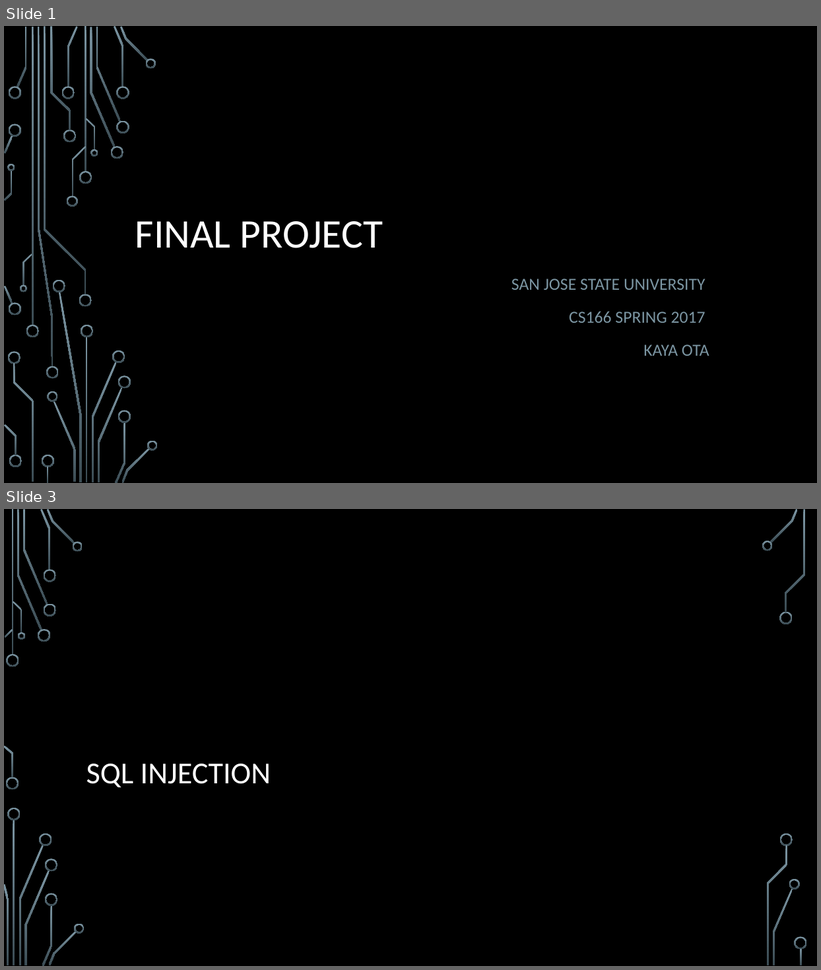
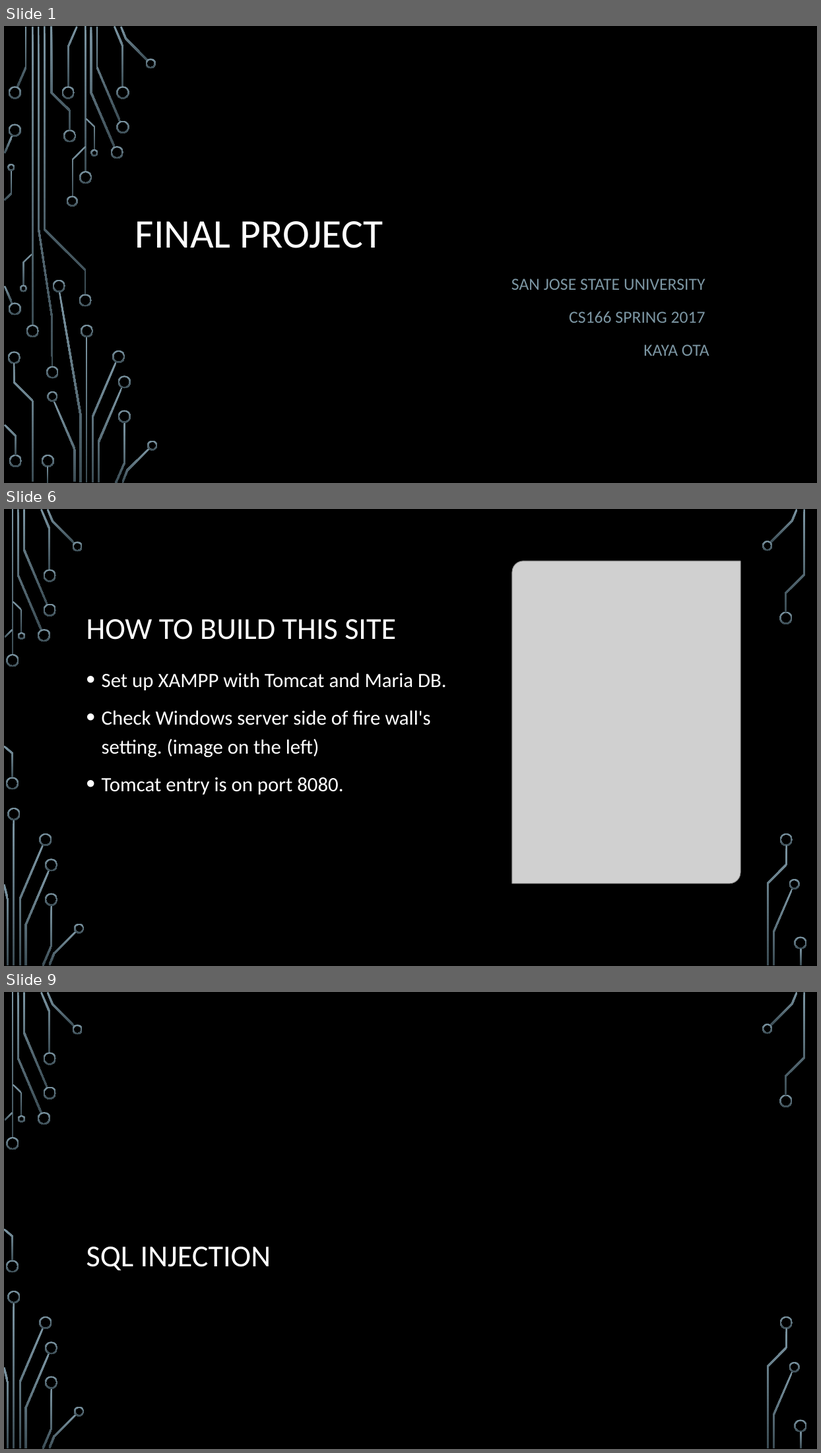
Before and after one commit to 28kayak/CS166_Final_Project, a slide deck: Fianl_Project.pptx. Shown one above the other, each under a label of ours: slides 1 and 3 before the commit, slides 1, 6 and 9 after it; the slides between them are not shown. The pictures are 821x970 and 821x1453 pixels, drawn with LibreOffice and Linux fonts; fonts in the diff are those of the drawing; grey boxes stand for pictures; background and template pictures are left out. Boxes give left, top, right and bottom in pixels: in the first picture for what was removed or moved away, otherwise in the second. Text is boxed around its words. In the diff, an @@ line names an element or a change of style, - is before the commit and + after.

```diff
--- a/Fianl_Project.pptx
+++ b/Fianl_Project.pptx
@@ slide 6 added at (4,509,817,966), background picture (left out); not listed: 36 template elements that a slide beside it also shows @@
@@ picture added at (512,561,741,883) @@
@@ title added at (86,619,396,640), 36 pt, text #FFFFFF @@
+HOW TO BUILD THIS SITE
@@ text added at (102,673,446,795), 24 pt, text #FFFFFF @@
+• Set up XAMPP with Tomcat and Maria DB.
+• Check Windows server side of fire wall's setting. (image on the left)
+• Tomcat entry is on port 8080.
@@ what was slide 3 is now slide 9 @@
```
Also in this commit, not shown: 3 slides changed, 8 other slides added, 2 slides removed.
